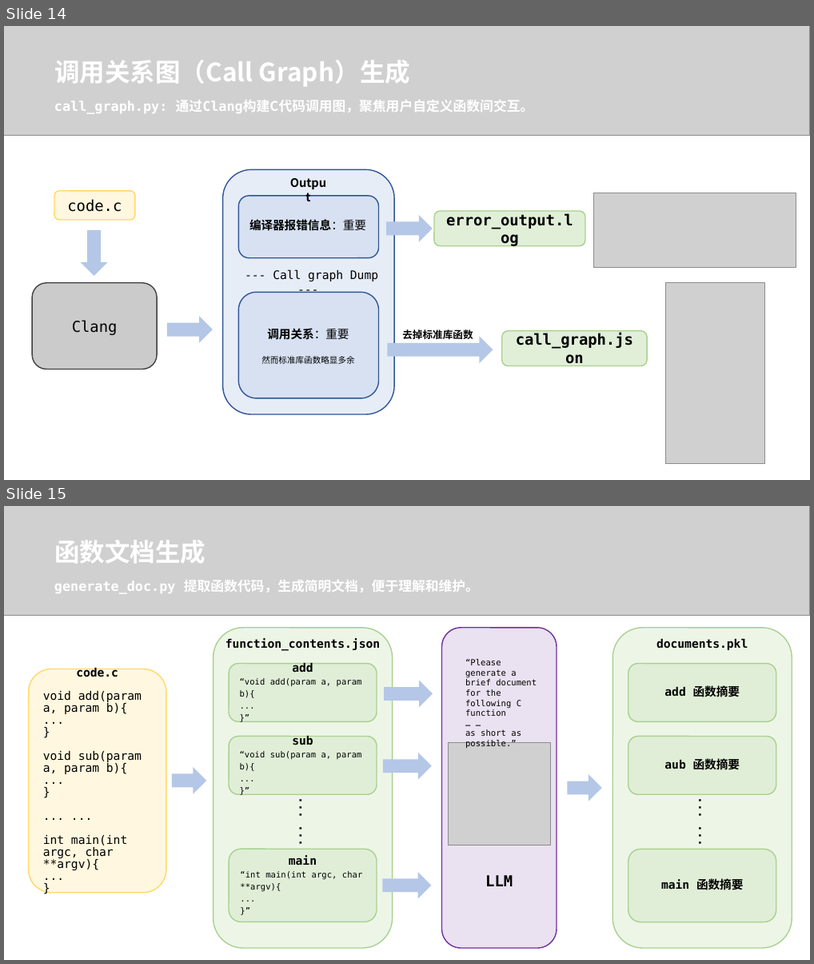
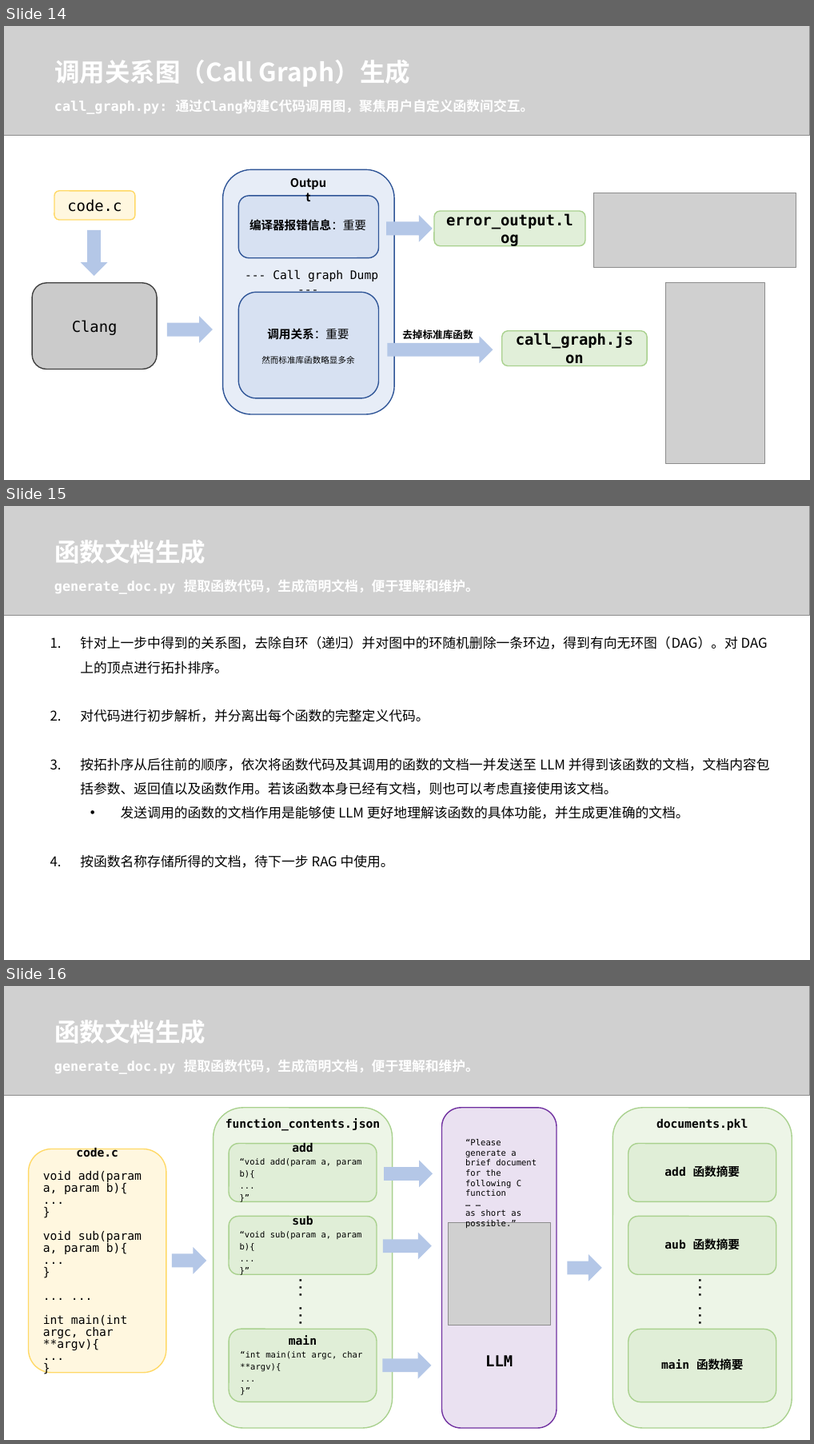
Before and after one commit to Zhenyu-Bo/Code-Assistant, a slide deck: report/LLM辅助的程序缺陷检测与修复.pptx. Shown one above the other, each under a label of ours: slides 14 and 15 before the commit, slides 14, 15 and 16 after it. The pictures are 814x964 and 814x1444 pixels, drawn with LibreOffice and Linux fonts; fonts in the diff are those of the drawing; grey boxes stand for pictures. Boxes give left, top, right and bottom in pixels: in the first picture for what was removed or moved away, otherwise in the second. Text is boxed around its words. In the diff, an @@ line names an element or a change of style, - is before the commit and + after.

```diff
--- a/report/LLM辅助的程序缺陷检测与修复.pptx
+++ b/report/LLM辅助的程序缺陷检测与修复.pptx
@@ slide 15 added at [4,506,810,960], background #FFFFFF @@
@@ picture added at [4,506,810,615] @@
@@ text added at [54,540,206,563], 22.5 pt, text #FFFFFF, bold @@
+函数文档生成
@@ text added at [54,580,479,594], 12 pt, text #FFFFFF, bold @@
+generate_doc.py 提取函数代码，生成简明文档，便于理解和维护。
@@ text added at [80,636,770,868], 12 pt, text #000000 @@
+1. 针对上一步中得到的关系图，去除自环（递归）并对图中的环随机删除一条环边，得到有向无环图（DAG）。对 DAG 上的顶点进行拓扑排序。
+2. 对代码进行初步解析，并分离出每个函数的完整定义代码。
+3. 按拓扑序从后往前的顺序，依次将函数代码及其调用的函数的文档一并发送至 LLM 并得到该函数的文档，文档内容包括参数、返回值以及函数作用。若该函数本身已经有文档，则也可以考虑直接使用该文档。
+  • 发送调用的函数的文档作用是能够使 LLM 更好地理解该函数的具体功能，并生成更准确的文档。
+4. 按函数名称存储所得的文档，待下一步 RAG 中使用。
@@ what was slide 15 is now slide 16 @@
```
Also in this commit, not shown: 1 other slide added.
